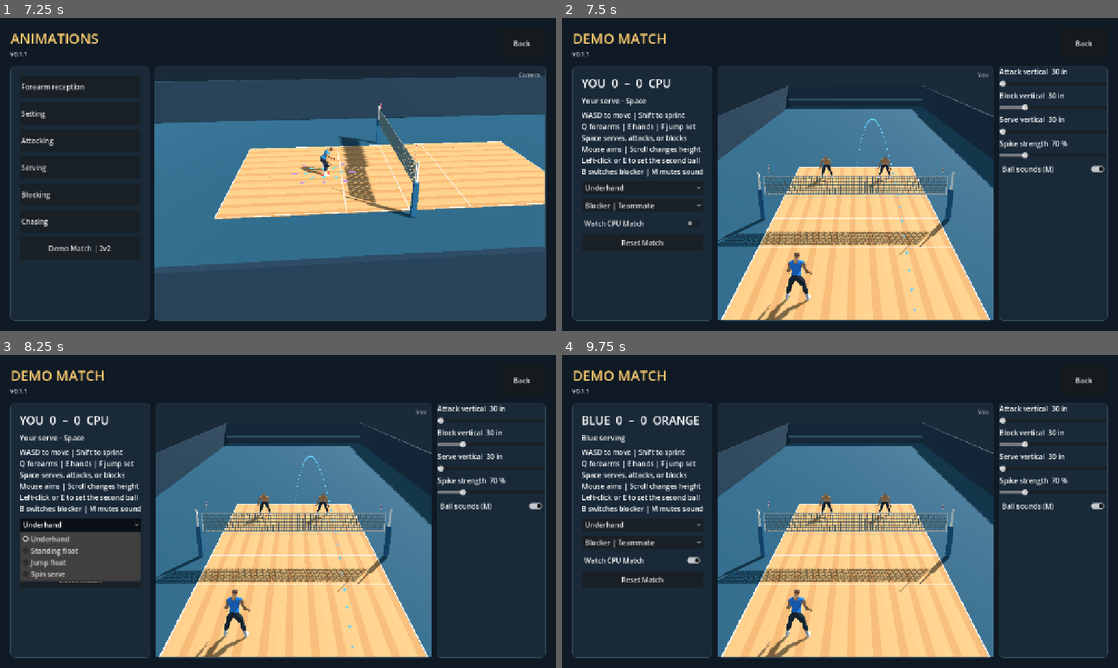
Above: before the commit, frames 1-4 (two rows, left to right).
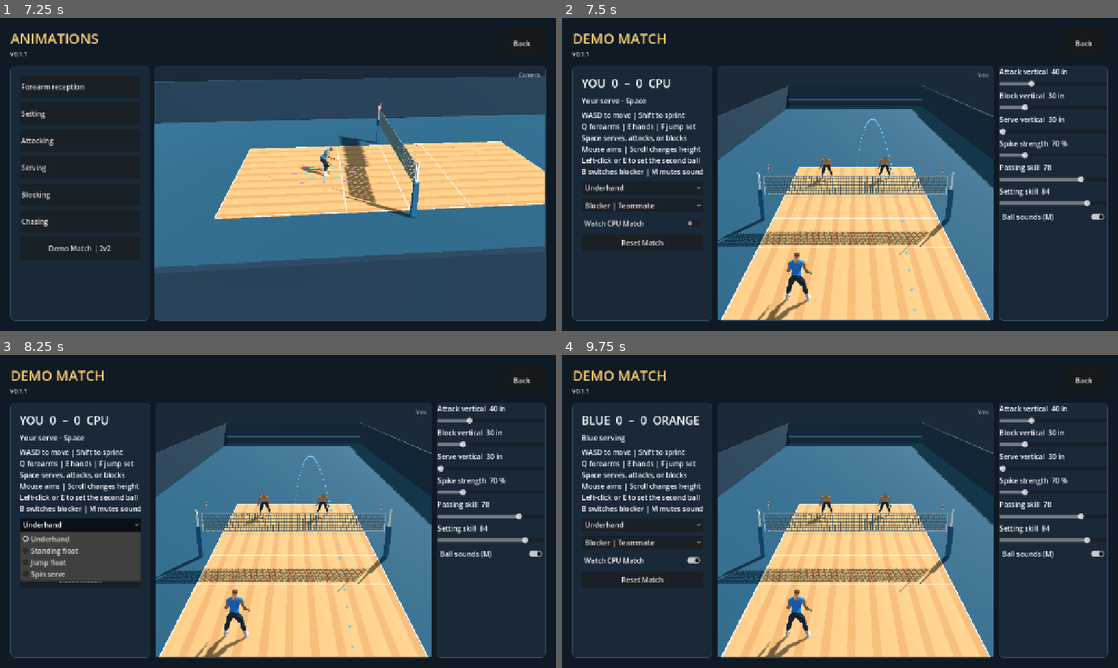
Above: after the commit, the same moments.

Repository: foreandr/volleyball
Game: Godot game, scene res://scenes/main.tscn
Two runs of this game, one before a commit and one after it. Both use one fixed random seed, a clock stepped at 60 frames per second and the inputs below.
Inputs:
- Up to frame 1 (7.25 s): click "Story" at 0.5 s; click "Back" at 1.25 s; click "Story" at 2 s; click "New" at 2.75 s; click "Back" at 3.5 s; click "New" at 4.25 s; click "Save" at 5 s; click "Back" at 5.75 s; click "Continue" at 6.5 s
- Up to frame 2 (7.5 s): click "Demo Match | 2v2" at 7.25 s
- Up to frame 3 (8.25 s): click "Underhand" at 8 s
- Up to frame 4 (9.75 s): click "Blocker | Teammate" at 8.75 s; click "Watch CPU Match" at 9.5 s

Frame 1 is identical in both runs. In frame 2, 1.0% of the frame differs, in the area x 78-98%, y 16-65%; in frame 3, 1.0%; in frame 4, 1.0%.

Commit message:
Fix match net continuation and add pass and set skill tuning

Diff:
--- a/scripts/attack_drill.gd
+++ b/scripts/attack_drill.gd
@@ -531,6 +531,12 @@
 func adaptive_approach_timing() -> bool:
 	return false
 
+func approach_reach_height() -> float:
+	return INF
+
+func approach_hand_height() -> float:
+	return 2.32
+
 func find_approach_intercept(respect_timing := true, tier := 2) -> Vector3:
 	var origin := pass_origin if stage == Stage.SET else cpu_contact_point
 	var velocity := pass_motion if stage == Stage.SET else set_toward_pin(origin,approach_set_target,approach_set_apex)
@@ -538,8 +544,9 @@
 		origin = cpu_contact_point
 		velocity = cpu_set.outgoing
 	var apex := origin.y+velocity.y*velocity.y/(2.0*Flight.GRAVITY)
-	var earliest := descending_time(origin,velocity,minf(apex-0.15,3.59))
-	var latest := descending_time(origin,velocity,3.10)
+	var reach_height := approach_reach_height()
+	var earliest := descending_time(origin,velocity,minf(apex-0.15,minf(3.59,reach_height)))
+	var latest := descending_time(origin,velocity,minf(3.10,reach_height-0.23))
 	if respect_timing and stage == Stage.SET:
 		var minimum_plant := 0.115 if adaptive_approach_timing() else APPROACH_MIN_PLANT_TIME
 		var minimum_step := jump.LEAD_STEP_TIME*(0.55 if adaptive_approach_timing() else 1.0)
@@ -576,7 +583,7 @@
 	var minimum_plant := APPROACH_MIN_PLANT_TIME
 	var lead_time := jump.LEAD_STEP_TIME*(approach_steps-2)
 	var air_fraction := 0.54
-	var contact_height := minf(ball_target.y,2.32+jump_height*0.91)
+	var contact_height := minf(ball_target.y,approach_hand_height()+jump_height*0.91)
 	var contact_at := descending_time(pass_origin,pass_motion,contact_height)
 	if adaptive_approach_timing():
 		minimum_plant = 0.115
@@ -584,10 +591,10 @@
 		var nominal_rise := jump.flight_duration(jump_height,true)*air_fraction
 		var ground_budget := remaining-nominal_rise
 		var rush := 1.0-smoothstep(minimum_plant+lead_time*0.55,plant_time+lead_time,ground_budget)
-		var lower_jump := clampf((ball_target.y-2.32)/0.91+0.04,minf(0.78,jump_height),jump_height)
+		var lower_jump := clampf((ball_target.y-approach_hand_height())/0.91+0.04,minf(0.78,jump_height),jump_height)
 		jump_height = lerpf(jump_height,lower_jump,rush)
 		air_fraction = lerpf(0.54,0.43,rush)
-		contact_height = minf(ball_target.y,2.32+jump_height*0.91)
+		contact_height = minf(ball_target.y,approach_hand_height()+jump_height*0.91)
 		contact_at = descending_time(pass_origin,pass_motion,contact_height)
 	var time_before_lift := contact_at-(clock-stage_start)-jump.flight_duration(jump_height,true)*air_fraction
 	if time_before_lift > plant_time+lead_time+delta: return
--- a/scripts/bump_setting.gd
+++ b/scripts/bump_setting.gd
@@ -22,6 +22,8 @@
 
 var setter: Node3D
 var hand_setting := false
+var passing_skill_override := -1.0
+var setting_skill_override := -1.0
 var quick_hand_receive := false
 var defensive_hand_dig := false
 var allow_auto_dive := true
@@ -200,6 +202,8 @@
 func accuracy_bounds(error: float, incoming: Vector3, spin_rps: float) -> Vector2:
 	var setting := forearm_setting or (hand_setting and not quick_hand_receive)
 	var skill := StorySession.setting_skill if setting else (StorySession.hand_reception_skill if hand_setting else StorySession.forearm_reception_skill)
+	var override := setting_skill_override if setting else passing_skill_override
+	if override >= 0.0: skill = override
 	var bounds := Accuracy.spread(error,incoming.length(),spin_rps,skill,setting)
 	if hand_setting and defensive_hand_dig: bounds = bounds*1.32+Vector2(0.30,0.25)
 	return bounds
--- a/scripts/match_attack.gd
+++ b/scripts/match_attack.gd
@@ -28,7 +28,7 @@
 	stage_start = clock-age
 	pass_origin = origin
 	pass_motion = velocity
-	pin_arrival = descending_time(origin,velocity,3.38)
+	pin_arrival = descending_time(origin,velocity,set_contact_height())
 	flight_end = Flight.landing_time(origin,velocity)
 	rally_set_target = target
 	swing_aim = shot
@@ -39,6 +39,15 @@
 	region.hide()
 	swing_target.hide()
 	enabled = true
+
+func approach_hand_height() -> float:
+	return 2.22
+
+func approach_reach_height() -> float:
+	return approach_hand_height()+(jump.max_height-0.2032)*0.91
+
+func set_contact_height() -> float:
+	return clampf(approach_reach_height(),2.70,3.38)
 
 func adaptive_approach_timing() -> bool:
 	return true
--- a/scripts/story_animations.gd
+++ b/scripts/story_animations.gd
@@ -305,6 +305,10 @@
 		func(value: float): demo_match.block_vertical = value)
 	add_attack_tuning_slider(tuning,"Serve vertical","MatchServeVertical","in",30,65,1,demo_match.serve_vertical,demo_match.set_serve_vertical)
 	add_attack_tuning_slider(tuning,"Spike strength","MatchSpikeStrength","%",40,175,5,demo_match.spike_strength*100.0,demo_match.set_spike_strength)
+	add_attack_tuning_slider(tuning,"Passing skill","MatchPassingSkill","",0,100,1,demo_match.passing_skill,
+		func(value: float): demo_match.passing_skill = value)
+	add_attack_tuning_slider(tuning,"Setting skill","MatchSettingSkill","",0,100,1,demo_match.setting_skill,
+		func(value: float): demo_match.setting_skill = value)
 	match_sound = CheckButton.new()
 	match_sound.text = "Ball sounds (M)"
 	match_sound.focus_mode = Control.FOCUS_NONE
--- a/scripts/volleyball_match.gd
+++ b/scripts/volleyball_match.gd
@@ -68,6 +68,8 @@
 var bounce_origin := Vector3.ZERO
 var bounce_velocity := Vector3.ZERO
 var bounce_end := 0.0
+var bounce_start := 0.0
+var dead_flight_from := INF
 var spectator := false
 var key_labels: Array[Label3D] = []
 var key_until := [0.0,0.0,0.0,0.0]
@@ -105,7 +107,10 @@
 var cpu_technique := 0
 var aim_point := Vector3.INF
 var pass_height := 4.6
-var attack_vertical := 30.0
+var attack_vertical := 40.0
+var passing_skill := 78.0
+var setting_skill := 84.0
+var held_ball := false
 var block_vertical := 30.0
 var serve_vertical := 30.0
 var spike_strength := 0.70
@@ -249,6 +254,8 @@
 	last_input_at = -INF
 	last_input_technique = -1
 	bounce_end = 0.0
+	bounce_start = 0.0
+	dead_flight_from = INF
 	key_until = [0.0,0.0,0.0,0.0]
 	defender_assignment = [-1,-1]
 	block_lane_flight = [-1,-1]
@@ -386,6 +393,9 @@
 		if rallies > 0: server_slot[side] = 1-int(server_slot[side])
 	rallies += 1
 	dead_age = 0.0
+	if bounce_end <= 0.0 and elapsed < flight_end(): dead_flight_from = elapsed
+	trace.write("point",match_clock,{"reason":reason,"ball":ball.global_position,"flight":flight_kind,
+		"net":net_hit.get("kind",""),"winner":side},true)
 	for driver in attackers:
 		if driver.enabled and driver.stage == driver.Stage.SET:
 			driver.stage = driver.Stage.MISS
@@ -402,6 +412,7 @@
 		info.text = winner+" · "+reason
 
 func reset_receives() -> void:
+	held_ball = false
 	for bump in platforms:
 		bump.reset()
 		bump.knee_bend_depth = 0.0
@@ -577,13 +588,20 @@
 	bump.queue_bump(elapsed)
 	show_key(index,["Q","E","F"][technique])
 
+func cpu_pass_target(index: int) -> Vector3:
+	var passer := players[index].position
+	var teammate := players[index^1].position
+	var x := lerpf(passer.x,teammate.x,0.82)
+	var forward := maxf(1.05,absf(x-passer.x)*tan(deg_to_rad(40.0)))
+	return Vector3(x,0.065,clampf(passer.z+forward,-3.4,2.95))
+
 func aim_receive(index: int) -> void:
 	var bump := platforms[index]
 	var side := team(index)
 	var frame := frames[side]
-	var teammate := players[index^1]
-	var destination := teammate.position
-	destination.z = clampf(destination.z+0.65,-2.7,2.85)
+	var destination := cpu_pass_target(index)
+	bump.passing_skill_override = passing_skill
+	bump.setting_skill_override = setting_skill
 	if is_human(index) and aim_point.is_finite(): destination = frame.to_local(aim_point)
 	elif side == possession_team and (touches >= 2 or (cpu_dump and index == cpu_choice)): destination = choose_shot(index)
 	bump.destination = Vector2(clampf(destination.x,-6.5,6.5),clampf(destination.z,-6.0,13.0))
@@ -614,14 +632,15 @@
 	if touches == 2 and not (cpu_dump and index == cpu_choice) and (bump.destination.y < 4.0 or (is_human(index) and technique != 0)):
 		var pin := set_pin_for(index)
 		var incoming := velocity+Vector3.DOWN*Flight.GRAVITY*elapsed
-		var apex := maxf(3.60,maxf(point.y+0.18,bump.height)) if is_human(index) else cpu_set_apex(index,point,pin,incoming.length())
-		if is_human(index):
-			var error := Bump.Accuracy.sample_offset(Bump.Accuracy.spread(0.0,velocity.length(),spin,StorySession.setting_skill,true))
-			pin += error.slide(Vector3.UP)
-			apex = maxf(maxf(3.60,point.y+0.18),apex+error.y)
+		var driver := attackers[side]
+		var contact_height: float = driver.set_contact_height()
+		var minimum := maxf(contact_height+0.22,point.y+0.18)
+		var apex := maxf(minimum,bump.height) if is_human(index) else cpu_set_apex(index,point,pin,incoming.length())
+		var error := Bump.Accuracy.sample_offset(Bump.Accuracy.spread(0.0,incoming.length(),spin,setting_skill,true))
+		pin += error.slide(Vector3.UP)
+		apex = maxf(minimum,apex+error.y)
 		last_set_apex = apex
-		var driver := attackers[side]
-		var motion: Vector3 = driver.set_toward_pin(point,pin,apex,3.38)
+		var motion: Vector3 = driver.set_toward_pin(point,pin,apex,contact_height)
 		launch(world_point,frame.global_basis*motion,"set",index,1.0,index^1,frame.to_global(pin))
 		return
 	var crossing := (Net.NET_Z-world_point.z)/world_motion.z if absf(world_motion.z)>0.001 else -1.0
@@ -895,9 +914,13 @@
 		pose_fake_dump(actor,cue-elapsed)
 	if is_finite(bump.touch_time):
 		if bump.hand_setting and not is_finite(bump.release_time):
+			held_ball = true
 			ball.global_position = frame.to_global(bump.platform_center())
 			return
+		held_ball = false
 		var touch: Vector3 = bump.release_point if bump.hand_setting else bump.touch
+		if touch.z > Net.NET_Z+0.07:
+			touch = bump.touch
 		if not is_human(index) and technique != 0 and bump.touch.y < actor.position.y+1.45:
 			bump.reset()
 			cpu_technique = 0
@@ -914,7 +937,8 @@
 			if technique == 0: bump.apply_pose(bump.contact_frame,0.82)
 			else: Bump.HandPose.apply(actor,catch_point,0.86)
 			var target := {"position":bump.destination,"fit":"height","height":bump.height}
-			var result := Bump.Accuracy.pass_velocity(frame.to_local(catch_point),target,45.0,Vector2(0.25,0.22))
+			var spread: Vector2 = bump.accuracy_bounds(0.0,frame.global_basis.inverse()*motion,spin)
+			var result := Bump.Accuracy.pass_velocity(frame.to_local(catch_point),target,45.0,spread)
 			receive_contact(index,catch_point,frame.global_basis*result,technique)
 func pose_fake_dump(actor: Node3D, lead: float) -> void:
 	var weight := (1.0-smoothstep(0.15,0.28,lead))*smoothstep(0.045,0.12,lead)
@@ -1054,7 +1078,7 @@
 		var cross_goal := Vector3(clampf(-attack.x*0.80,-3.7,3.7),0.0,depth)
 		var sideline := signf(attack.x) if absf(attack.x) > 0.20 else (1.0 if players[near].position.x >= 0.0 else -1.0)
 		var line_x := clampf(lane_at_depth(attack,line_goal,3.42)+sideline*0.25,-4.15,4.15)
-		var cross_x := lane_at_depth(attack,cross_goal,3.42)-sideline*0.22
+		var cross_x := lerpf(lane_at_depth(attack,cross_goal,3.42),attack.x,0.44)
 		if block_lane_flight[defense_side] != flight_number:
 			var line_cost := absf(players[near].position.x-line_x)+0.35*absf(players[deep].position.x-cross_goal.x)
 			var cross_cost := absf(players[near].position.x-cross_x)+0.35*absf(players[deep].position.x-line_goal.x)
@@ -1118,7 +1142,7 @@
 	var launch: Vector3
 	if expected_hitter == 0 and flight_kind == "set":
 		var driver := attackers[0]
-		var contact_at: float = driver.descending_time(origin,velocity,3.38)
+		var contact_at: float = driver.descending_time(origin,velocity,driver.set_contact_height())
 		start = flight_point(clampf(contact_at,0.0,duration))
 		target = driver.swing_aim
 		var travel := target-start
@@ -1126,7 +1150,7 @@
 		launch = travel/air_time+Vector3.UP*0.5*Flight.GRAVITY*air_time
 	elif receiving_team == 0 and possession_team == 0 and touches == 1 and last_player == 1:
 		target = set_pin_for(0)
-		launch = attackers[0].set_toward_pin(start,target,maxf(maxf(3.60,start.y+0.18),pass_height),3.38)
+		launch = attackers[0].set_toward_pin(start,target,maxf(maxf(3.60,start.y+0.18),pass_height),attackers[0].set_contact_height())
 	else:
 		launch = Flight.target_velocity(start,{"position":Vector2(target.x,target.z),"fit":"height","height":pass_height},45.0)
 	aim_ring.global_position = Vector3(target.x,0.066,target.z)
@@ -1142,29 +1166,38 @@
 			trajectory.surface_add_vertex(to_local(start+launch*time+Vector3.DOWN*0.5*Flight.GRAVITY*time*time))
 	trajectory.surface_end()
 
+func begin_ball_bounce() -> void:
+	if not StorySession.attack_ball_audio_muted: floor_audio.play()
+	bounce_origin = path_point(flight_end())
+	bounce_origin.y = Flight.FLOOR
+	var before_impact := path_point(maxf(0.0,flight_end()-0.015))
+	var impact_velocity := (bounce_origin-before_impact)/0.015
+	bounce_velocity = impact_velocity.slide(Vector3.UP)*0.37
+	bounce_velocity.y = clampf(absf(impact_velocity.y)*0.55,1.85,6.35)
+	bounce_end = Flight.landing_time(bounce_origin,bounce_velocity)
+
 func check_floor(previous: float) -> void:
-	if not crossed_net:
+	if held_ball: return
+	if not crossed_net and net_hit.is_empty():
 		var before := path_point(previous)
-		var after := ball.global_position
+		var after := path_point(minf(elapsed,flight_end()))
 		if (before.z-Net.NET_Z)*(after.z-Net.NET_Z) < 0.0:
 			crossed_net = true
 			var crossing := before.lerp(after,inverse_lerp(before.z,after.z,Net.NET_Z))
-			if absf(crossing.x) > Net.NET_HALF_WIDTH or crossing.y < Net.NET_TOP:
-				award(1-team(last_player),"Outside the crossing space")
+			if absf(crossing.x) > Net.NET_HALF_WIDTH:
+				award(1-team(last_player),"Outside the antenna")
+				return
+			if crossing.y < Net.NET_TOP:
+				award(1-team(last_player),"Under the net")
 				return
 	if elapsed < flight_end(): return
-	if not StorySession.attack_ball_audio_muted: floor_audio.play()
-	var point := ball.global_position
-	bounce_origin = point
-	var before_impact := path_point(maxf(0.0,flight_end()-0.015))
-	var impact_velocity := (point-before_impact)/0.015
-	bounce_velocity = impact_velocity.slide(Vector3.UP)*0.37
-	bounce_velocity.y = clampf(absf(impact_velocity.y)*0.55,1.85,6.35)
-	bounce_end = Flight.landing_time(bounce_origin,bounce_velocity)
+	begin_ball_bounce()
+	var point := bounce_origin
 	var in_bounds := absf(point.x) <= 4.53 and point.z >= -5.03 and point.z <= 13.03
 	if in_bounds:
 		var court_side := 0 if point.z < Net.NET_Z else 1
-		award(1-court_side,"Ball down")
+		var reason := "Into the net" if not net_hit.is_empty() and not net_hit.rollover else "Ball down"
+		award(1-court_side,reason)
 	else:
 		award(1-team(last_player),"Out")
 
@@ -1176,10 +1209,16 @@
 	if phase in [Phase.DEAD,Phase.FINISHED]:
 		dead_age += delta
 		settle_point(delta)
+		if is_finite(dead_flight_from) and bounce_end <= 0.0:
+			var flight_time := minf(dead_flight_from+dead_age,flight_end())
+			ball.global_position = path_point(flight_time)
+			if flight_time >= flight_end():
+				bounce_start = dead_age
+				begin_ball_bounce()
 		if bounce_end > 0.0:
-			var time := minf(dead_age,bounce_end)
+			var time := minf(dead_age-bounce_start,bounce_end)
 			ball.global_position = bounce_origin+bounce_velocity*time+Vector3.DOWN*0.5*Flight.GRAVITY*time*time
-		if phase == Phase.DEAD and dead_age >= maxf(0.85,bounce_end+0.15):
+		if phase == Phase.DEAD and (not is_finite(dead_flight_from) or bounce_end > 0.0) and dead_age >= maxf(0.85,bounce_start+bounce_end+0.15):
 			var settling := false
 			for index in players.size(): settling = settling or owns_action(index)
 			if not settling or dead_age >= 1.55: begin_point()
@@ -1240,6 +1279,7 @@
 	position_defense(delta)
 	tick_blocks(delta,previous)
 	if flight_number != current_flight or phase != Phase.LIVE: return
+	held_ball = false
 	tick_receive(delta,previous)
 	if flight_number != current_flight or phase != Phase.LIVE: return
 	advance_idle_players(delta)
